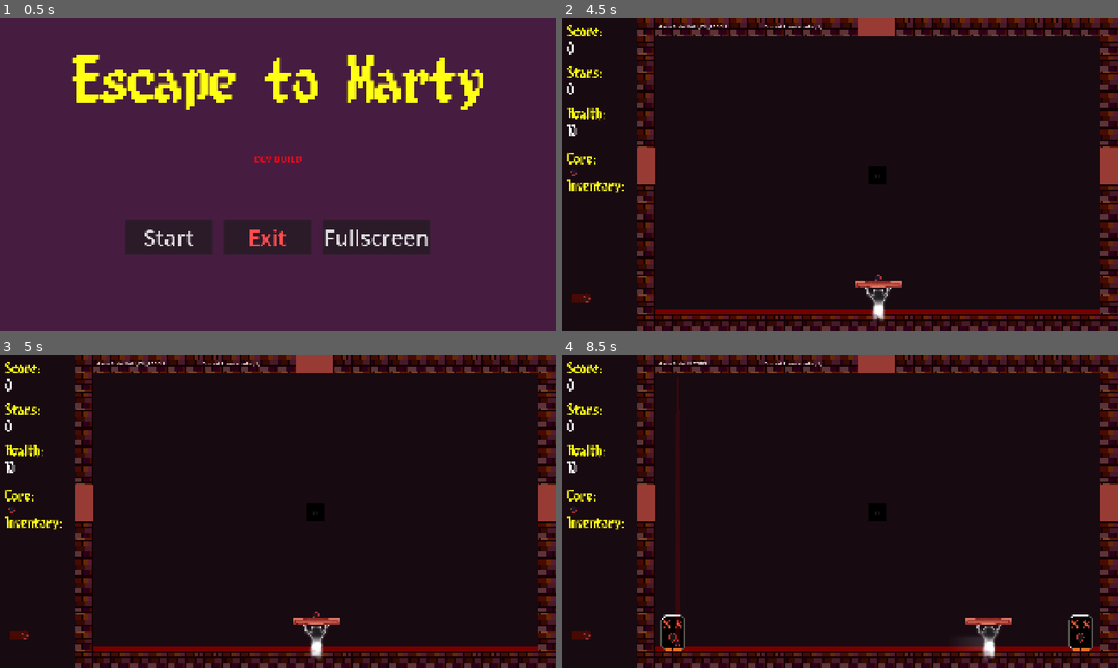
Above: before the commit, frames 1-4 (two rows, left to right).
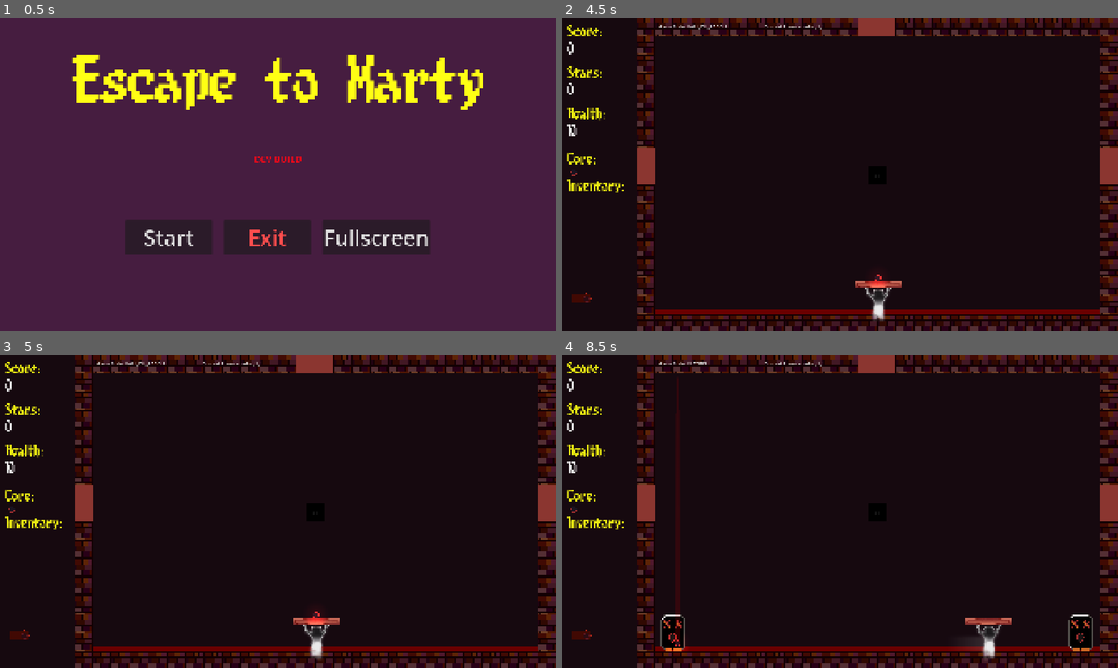
Above: after the commit, the same moments.

Repository: lostpoet999/escape_to_marty
Game: Godot game, scene res://scenes_and_scripts/ui_main_menu/main_menu.tscn
The game is run twice, just before and just after one commit, with the same random seed, the same clock (stepped at 60 frames per second) and the same inputs. Sound files missing from this copy of the repository are replaced by a short silence.
Inputs (mouse positions are in pixels of both pictures, inside the frame that each line leads up to):
- Up to frame 1 (0.5 s): no input
- Up to frame 2 (4.5 s): click "Start" at 0.5 s; click (573, 171) at 1.27 s; click (573, 199) at 2.02 s; click (573, 171) at 2.75 s; click (573, 171) at 3.5 s; tap Enter at 4.25 s; move the mouse to (1106, 165) at 4.27 s; hold Tab (click_mode_toggle) from 4.28 s (still down); click (1106, 165) at 4.42 s
- Up to frame 3 (5 s): keep holding Tab (click_mode_toggle)
- Up to frame 4 (8.5 s): release Tab (click_mode_toggle) at 5 s; click (573, 508) at 5 s; click (573, 508) at 5.75 s; click (573, 508) at 6.5 s; tap Space (paddle_active_powerup) at 7.25, 8.1 s; move the mouse to (812, 511) at 7.27 s; click (812, 511) at 7.35 s; move the mouse to (851, 505) at 8.02 s; click (851, 505) at 8.17 s

Frame 1 is identical in both runs. In frame 2, less than 0.1% of the frame differs, in the area x 3-59%, y 82-91%; in frame 3, 0.1%; in frame 4, less than 0.1%.

Commit message:
chore: minor ball adjustments and exit color change

Diff:
--- a/scenes_and_scripts/ball/ball.gd
+++ b/scenes_and_scripts/ball/ball.gd
@@ -29,6 +29,9 @@
 var move: Vector2 = Vector2.ZERO
 var old_x: float = 0.0
 var old_y: float = 0.0
+
+var time := 0.0
+@onready var point_light_2d: PointLight2D = $PointLight2D
 
 @onready var paddle: Paddle = $"../Paddle"
 @onready var paddle_collision: CollisionShape2D = $"../Paddle/PaddleCollisionShape"
@@ -64,6 +67,8 @@
 
 
 func _process(delta: float) -> void:
+	time += delta
+	point_light_2d.energy = 1.0 + sin(time * 3.0) * 0.15
 	flipped_x = false
 	flipped_y = false
 	if on_paddle:
--- a/scenes_and_scripts/ball/ball.tscn
+++ b/scenes_and_scripts/ball/ball.tscn
@@ -16,6 +16,17 @@
 
 [sub_resource type="CircleShape2D" id="CircleShape2D_olawr"]
 radius = 11.0454
+
+[sub_resource type="Gradient" id="Gradient_jlcqq"]
+colors = PackedColorArray(1, 1, 1, 1, 0, 0, 0, 1)
+
+[sub_resource type="GradientTexture2D" id="GradientTexture2D_nxvvx"]
+gradient = SubResource("Gradient_jlcqq")
+width = 96
+height = 96
+fill = 1
+fill_from = Vector2(0.5, 0.5)
+fill_to = Vector2(0, 0.5)
 
 [node name="Ball" type="Area2D" unique_id=1220836699]
 z_index = 100
@@ -44,3 +55,8 @@
 debug_color = Color(0, 0.6, 0.701961, 0.419608)
 
 [node name="Effects" type="Node" parent="." unique_id=949634543]
+
+[node name="PointLight2D" type="PointLight2D" parent="." unique_id=733232863]
+color = Color(0.9999998, 0.18011233, 0.15537703, 1)
+energy = 2.2
+texture = SubResource("GradientTexture2D_nxvvx")
--- a/scenes_and_scripts/levels/room_base.gd
+++ b/scenes_and_scripts/levels/room_base.gd
@@ -25,6 +25,7 @@
 	no_respawn.queue_free()
 
 func _ready() -> void:
+
 	visible = false
 	entry = GameManager.get_current_floor_entry(GameManager.current_room_id)
 	room_state = PlayerData.get_room_state(entry)
--- a/scenes_and_scripts/levels/room_base.tscn
+++ b/scenes_and_scripts/levels/room_base.tscn
@@ -15,6 +15,8 @@
 [ext_resource type="PackedScene" uid="uid://chs4vfkn7cmgt" path="res://scenes_and_scripts/ui_menus/game_over_menu.tscn" id="10_fuowh"]
 [ext_resource type="Script" uid="uid://tjwcoaf5nkwa" path="res://scenes_and_scripts/levels/camera_2d.gd" id="14_57n16"]
 
+[sub_resource type="CanvasItemMaterial" id="CanvasItemMaterial_57n16"]
+
 [node name="room_base" type="Node2D" unique_id=565861230]
 script = ExtResource("1_e48p3")
 
@@ -356,6 +358,7 @@
 
 [node name="Background" type="ColorRect" parent="PlayArea" unique_id=306947289]
 z_index = -1
+material = SubResource("CanvasItemMaterial_57n16")
 layout_mode = 1
 anchors_preset = 15
 anchor_right = 1.0
@@ -407,3 +410,6 @@
 
 [node name="item_spawn_point" type="Marker2D" parent="." unique_id=51076593]
 position = Vector2(1058, 754)
+
+[node name="CanvasModulate" type="CanvasModulate" parent="." unique_id=494981743]
+color = Color(0.9157694, 0.9157693, 0.9157694, 1)
--- a/scenes_and_scripts/minimap/minimap_room.tscn
+++ b/scenes_and_scripts/minimap/minimap_room.tscn
@@ -16,6 +16,7 @@
 script = ExtResource("1_bbyvs")
 
 [node name="RoomBackground" type="ColorRect" parent="." unique_id=2097084728]
+visible = false
 layout_mode = 1
 anchors_preset = 15
 anchor_right = 1.0
@@ -25,6 +26,8 @@
 color = Color(0.2784314, 0.039215688, 0.015686275, 1)
 
 [node name="PlayerIndicator" type="TextureRect" parent="." unique_id=1350128295]
+visible = false
+modulate = Color(0.61960787, 0.5294118, 0.7137255, 1)
 layout_mode = 1
 anchors_preset = -1
 anchor_right = 1.0
@@ -39,6 +42,7 @@
 stretch_mode = 5
 
 [node name="ExitWest" type="ColorRect" parent="." unique_id=1017485260]
+visible = false
 custom_minimum_size = Vector2(4, 4)
 layout_mode = 1
 anchors_preset = -1
@@ -48,9 +52,10 @@
 offset_top = -4.0
 offset_bottom = 4.0
 grow_vertical = 2
-color = Color(0.2784314, 0.039215688, 0.015686275, 1)
+color = Color(0.7631019, 0.18095887, 0.107912056, 1)
 
 [node name="ExitEast" type="ColorRect" parent="." unique_id=1092331345]
+visible = false
 custom_minimum_size = Vector2(4, 4)
 layout_mode = 1
 anchors_preset = -1
@@ -62,9 +67,10 @@
 offset_right = 4.0
 offset_bottom = 4.0
 grow_vertical = 2
-color = Color(0.2784314, 0.039215688, 0.015686275, 1)
+color = Color(0.7631019, 0.18095887, 0.107912056, 1)
 
 [node name="ExitNorth" type="ColorRect" parent="." unique_id=2066328354]
+visible = false
 custom_minimum_size = Vector2(4, 4)
 layout_mode = 1
 anchors_preset = -1
@@ -74,9 +80,10 @@
 offset_top = -4.0
 offset_right = 4.0
 grow_vertical = 2
-color = Color(0.2784314, 0.039215688, 0.015686275, 1)
+color = Color(0.7631019, 0.18095887, 0.107912056, 1)
 
 [node name="ExitSouth" type="ColorRect" parent="." unique_id=1547166696]
+visible = false
 custom_minimum_size = Vector2(4, 4)
 layout_mode = 1
 anchors_preset = -1
@@ -88,4 +95,4 @@
 offset_right = 4.0
 offset_bottom = 4.0
 grow_vertical = 2
-color = Color(0.2784314, 0.039215688, 0.015686275, 1)
+color = Color(0.7631019, 0.18095887, 0.107912056, 1)
